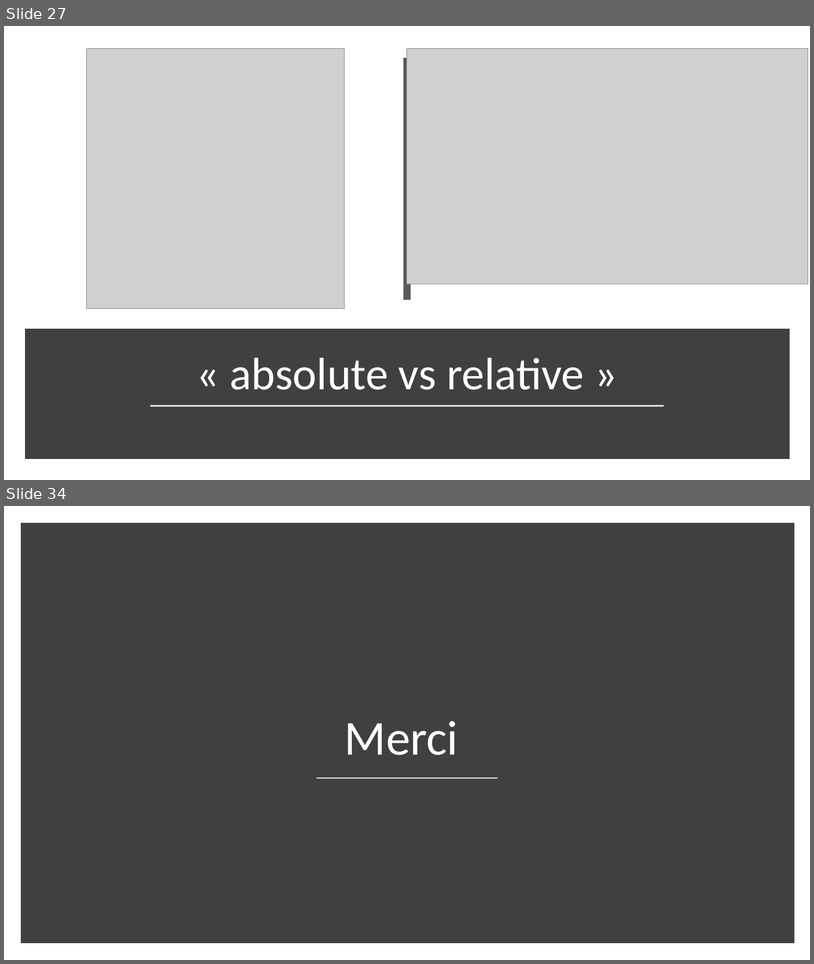
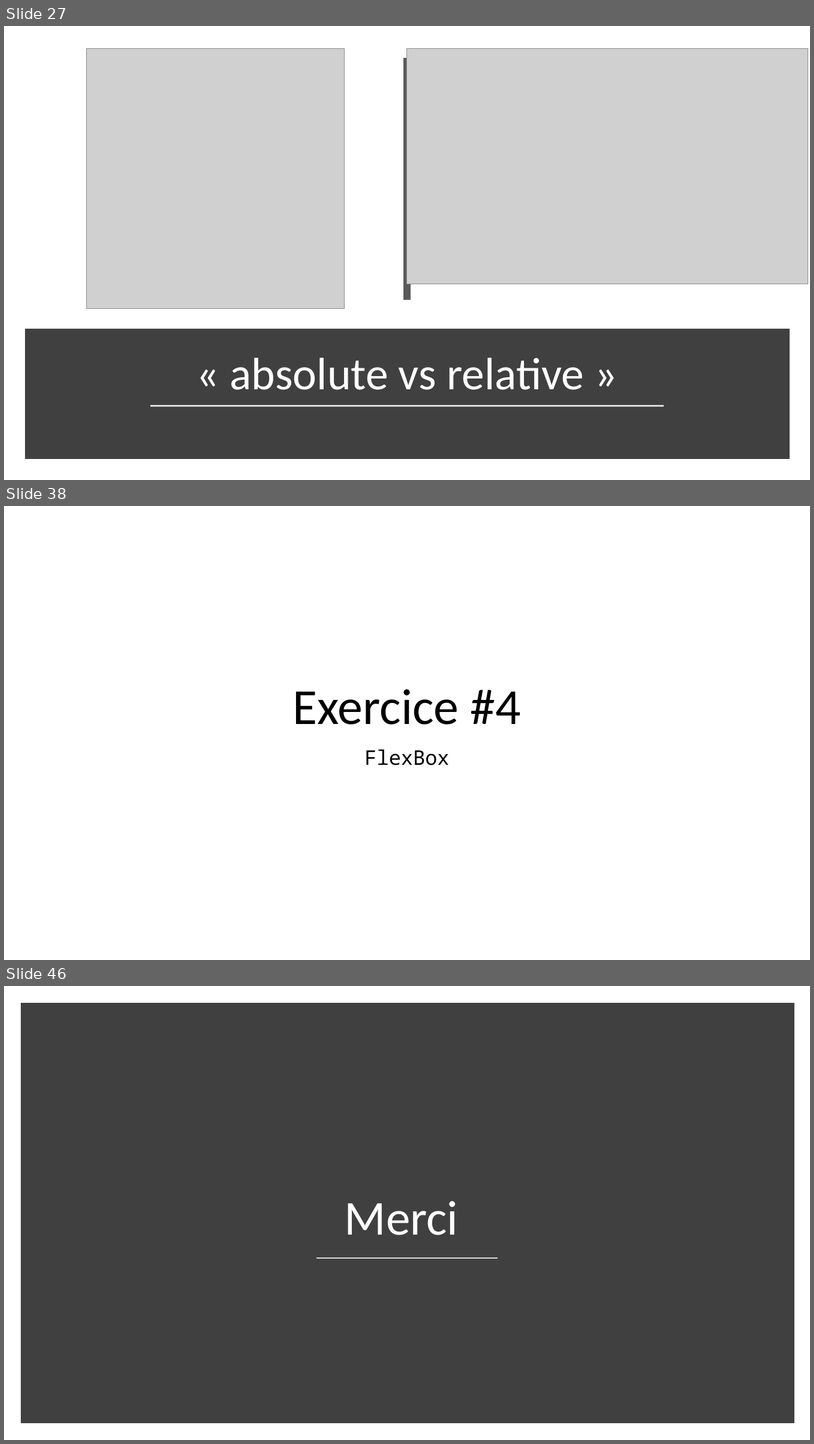
Before and after one commit to fragmatyc/SAAQ, a slide deck: CSS/1. Présentation/Cours CSS - v1.0.pptx. Shown one above the other, each under a label of ours: slides 27 and 34 before the commit, slides 27, 38 and 46 after it; the slides between them are not shown. The pictures are 814x964 and 814x1444 pixels, drawn with LibreOffice and Linux fonts; fonts in the diff are those of the drawing; grey boxes stand for pictures. Boxes give left, top, right and bottom in pixels: in the first picture for what was removed or moved away, otherwise in the second. Text is boxed around its words. In the diff, an @@ line names an element or a change of style, - is before the commit and + after.

```diff
--- a/CSS/1. Présentation/Cours CSS - v1.0.pptx
+++ b/CSS/1. Présentation/Cours CSS - v1.0.pptx
@@ slide 38 added at [4,506,810,960], background #FFFFFF @@
@@ title added at [293,689,521,724], 60 pt, text #000000 @@
+Exercice #4
@@ subtitle added at [365,749,449,765], 24 pt, text #000000 @@
+FlexBox
@@ what was slide 34 is now slide 46 @@
```
Also in this commit, not shown: 4 slides changed, 15 other slides added, 4 slides removed, 6 other files.
